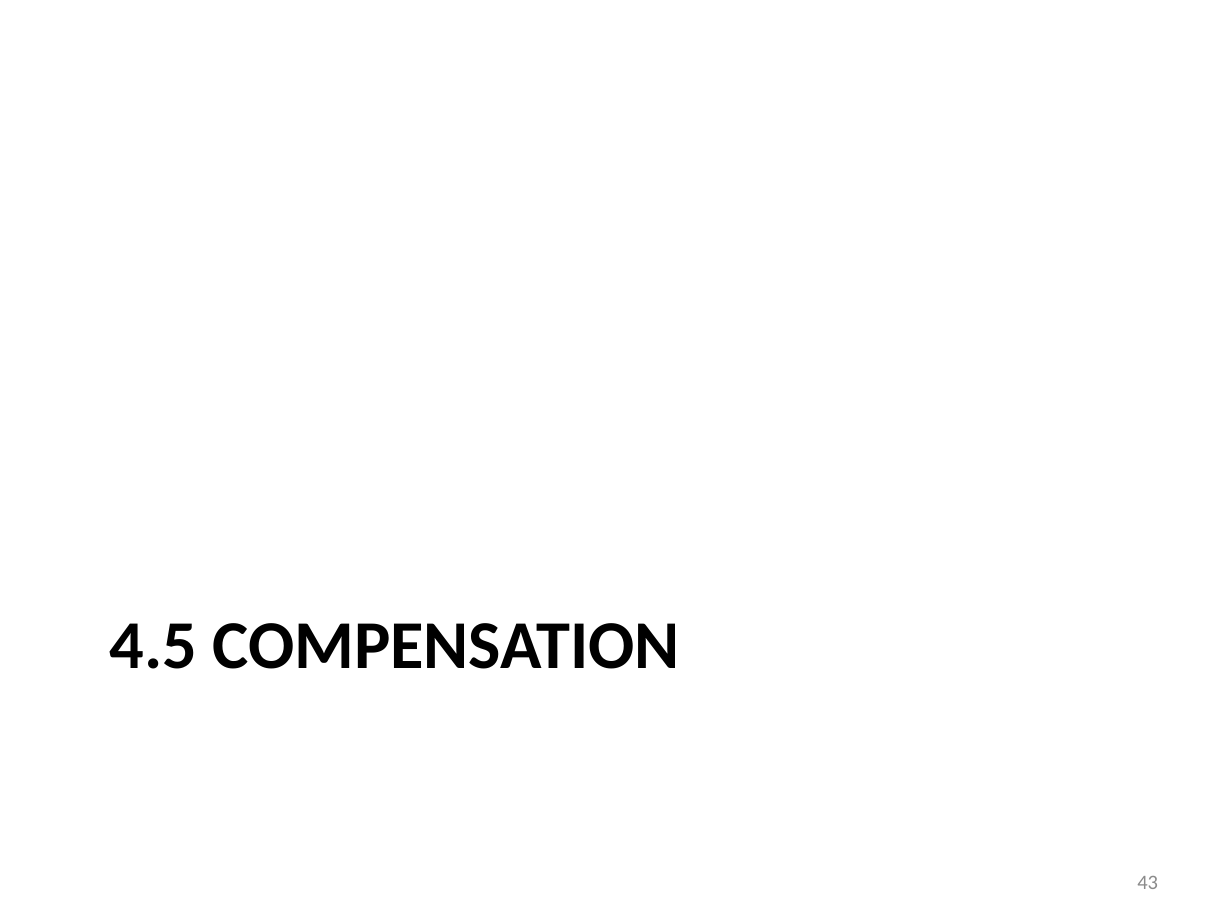
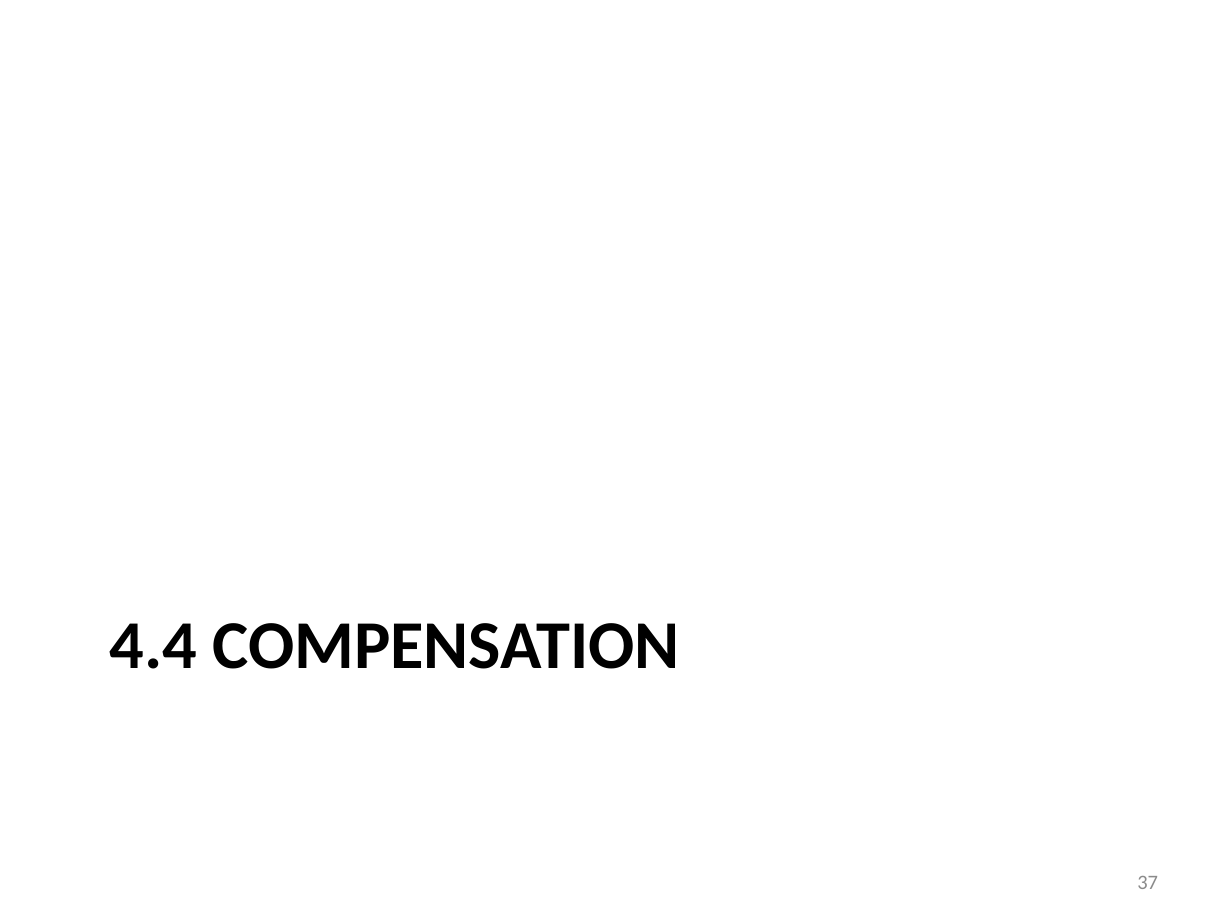
Before and after one commit to iancooper/Presentations, a slide deck: slide 37 of Practical Messaging - Day 2 New.pptx (slide 43 before the commit). Drawn at 1232x924 pixels with LibreOffice and Linux fonts; fonts in the diff are those of the drawing. Boxes give left, top, right and bottom in pixels: in the first picture for what was removed or moved away, otherwise in the second. Text is boxed around its words. In the diff, an @@ line names an element or a change of style, - is before the commit and + after.

```diff
--- a/Practical Messaging - Day 2 New.pptx
+++ b/Practical Messaging - Day 2 New.pptx
@@ title at (110, 623, 680, 669): text changed @@
-4.5 COMPENSATION
+4.4 COMPENSATION
@@ page number at (1137, 876, 1158, 889): text changed @@
-43
+37
```
Also in this commit, not shown: 4 other slides changed, 6 slides removed.
